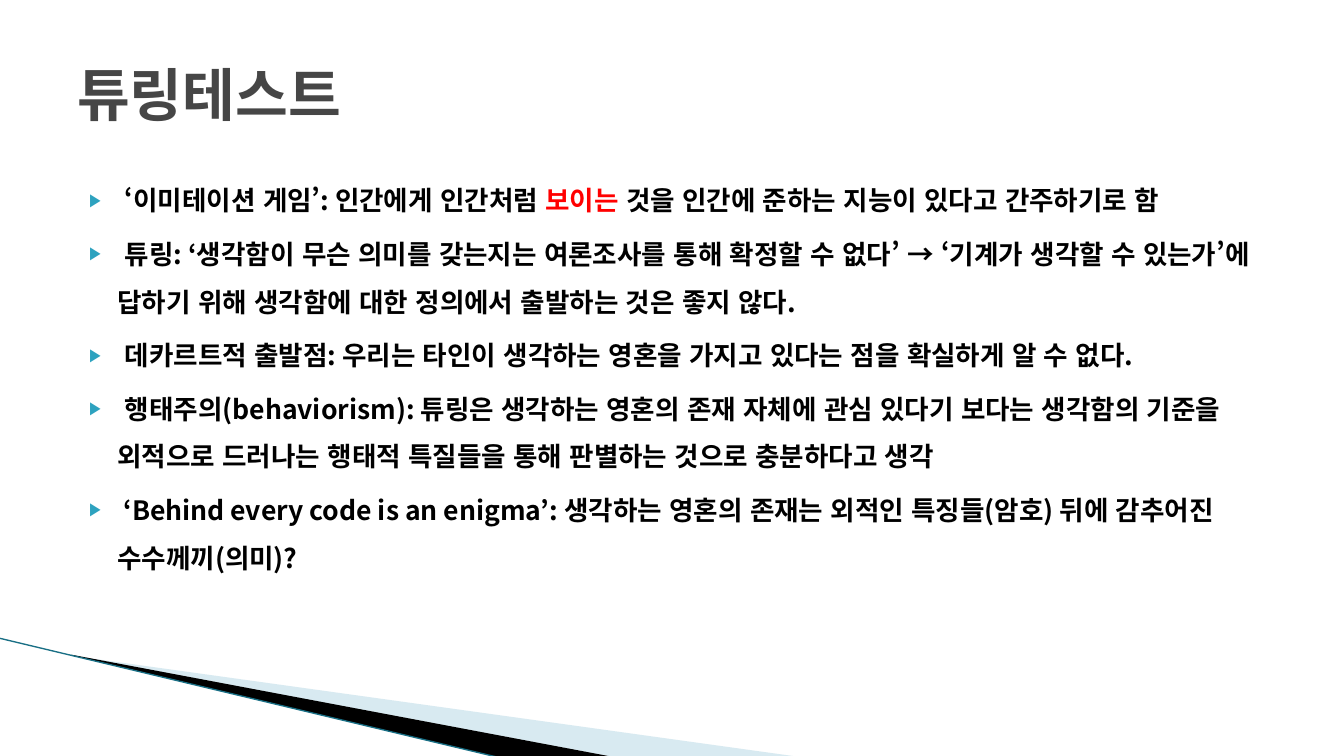
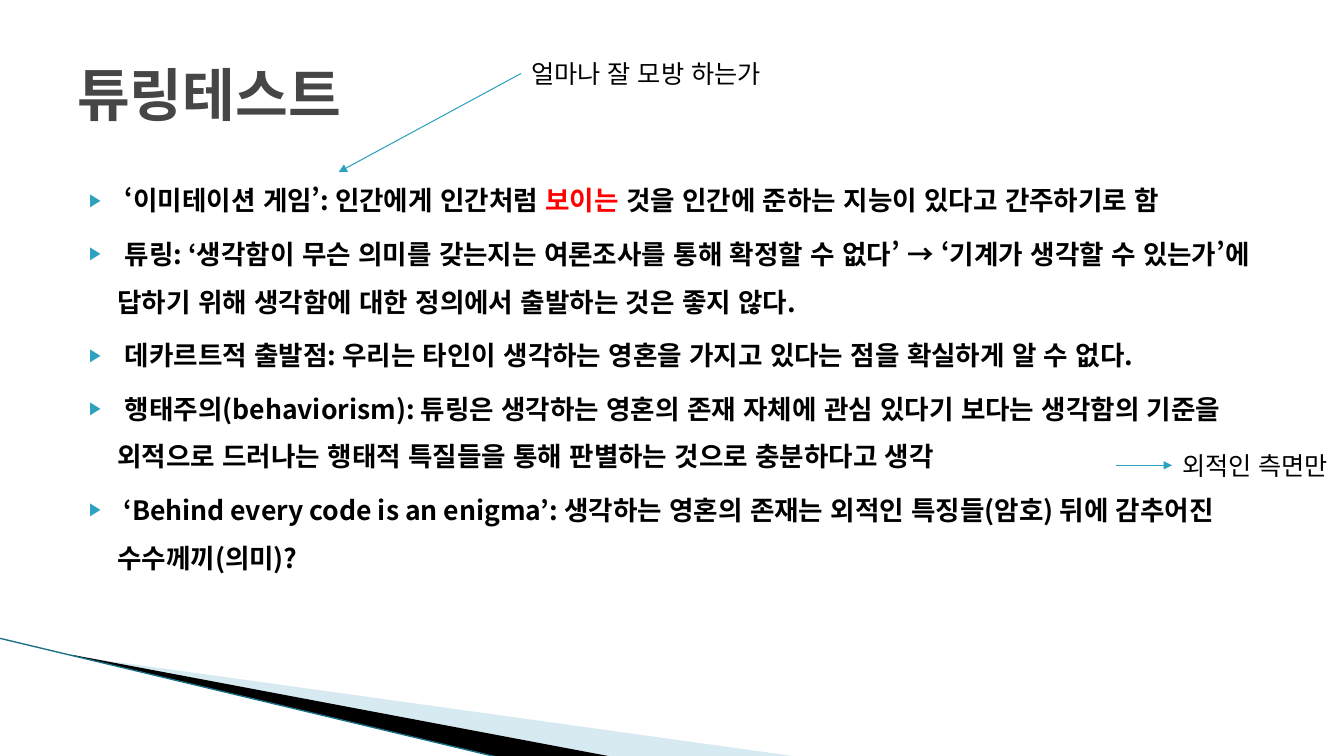
Before and after one commit to dw5450/3rd_grade_study, a slide deck: slide 15 of 윤리와철학/수업 ppt/데카르트 철학의 난점들 튜링테스트 중국어 방.pptx. Drawn at 1344x756 pixels with LibreOffice and Linux fonts; fonts in the diff are those of the drawing; background and template pictures are left out. Boxes give left, top, right and bottom in pixels: in the first picture for what was removed or moved away, otherwise in the second. Text is boxed around its words. In the diff, an @@ line names an element or a change of style, - is before the commit and + after.

```diff
--- a/윤리와철학/수업 ppt/데카르트 철학의 난점들 튜링테스트 중국어 방.pptx
+++ b/윤리와철학/수업 ppt/데카르트 철학의 난점들 튜링테스트 중국어 방.pptx
@@ arrow added from (521, 74) to (339, 172), #2DA2BF 0.75 pt @@
@@ text added at (531,62,761,85), 18 pt, text #000000 @@
+얼마나 잘 모방 하는가
@@ arrow added from (1117, 466) to (1173, 466), #2DA2BF 0.75 pt @@
@@ text added at (1182,454,1329,477), 18 pt, text #000000 @@
+외적인 측면만
```
Also in this commit, not shown: 4 other slides changed, 29 other files.
